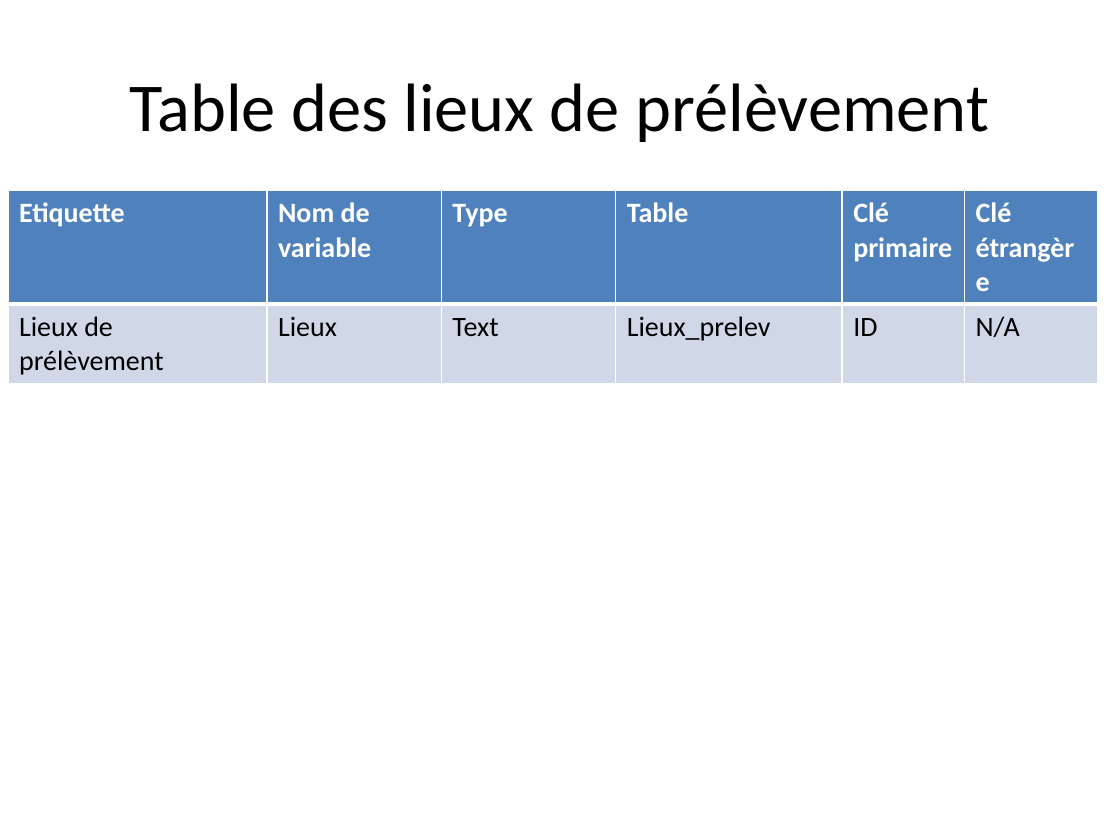
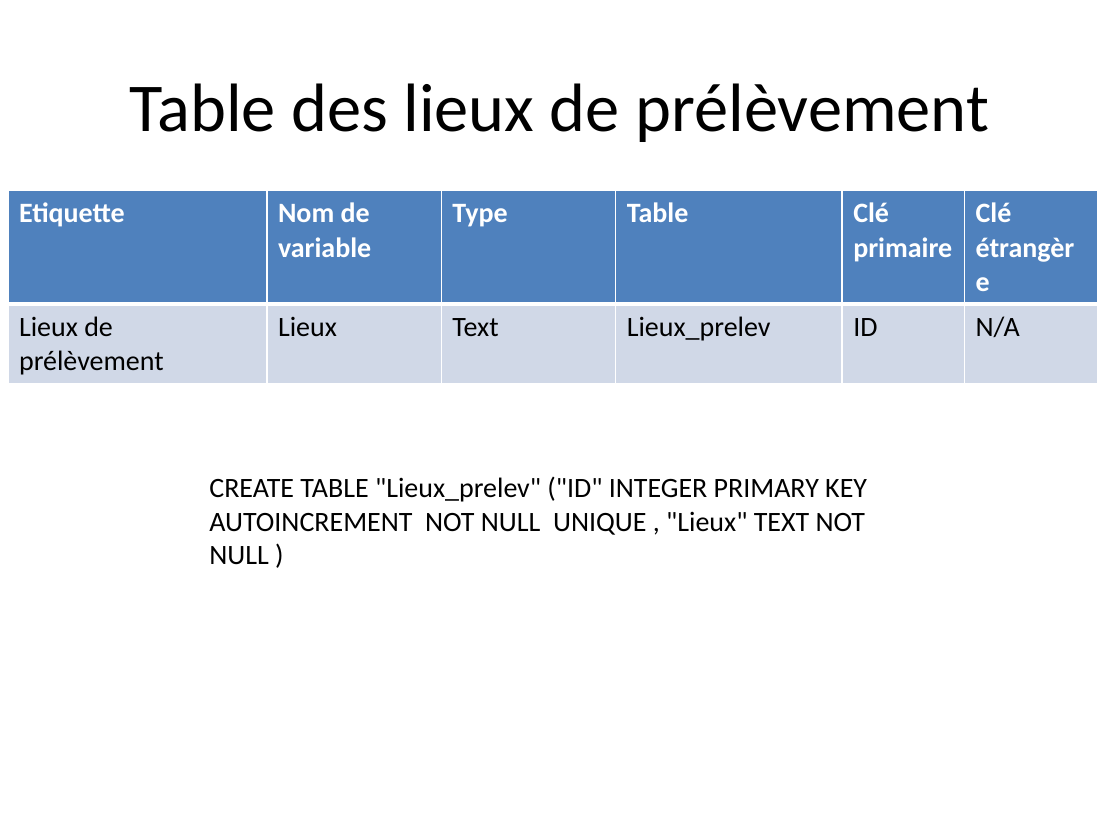
Before and after one commit to liavtavo/controle_microbio, a slide deck: slide 8 of php.pptx. Drawn at 1120x840 pixels with LibreOffice and Linux fonts; fonts in the diff are those of the drawing. Boxes give left, top, right and bottom in pixels: in the first picture for what was removed or moved away, otherwise in the second. Text is boxed around its words. In the diff, an @@ line names an element or a change of style, - is before the commit and + after.

```diff
--- a/php.pptx
+++ b/php.pptx
@@ text added at (x1=209, y1=477, x2=867, y2=565), 18 pt, text #000000 @@
+CREATE TABLE "Lieux_prelev" ("ID" INTEGER PRIMARY KEY AUTOINCREMENT NOT NULL UNIQUE , "Lieux" TEXT NOT NULL )
```
Also in this commit, not shown: 3 other slides changed.
